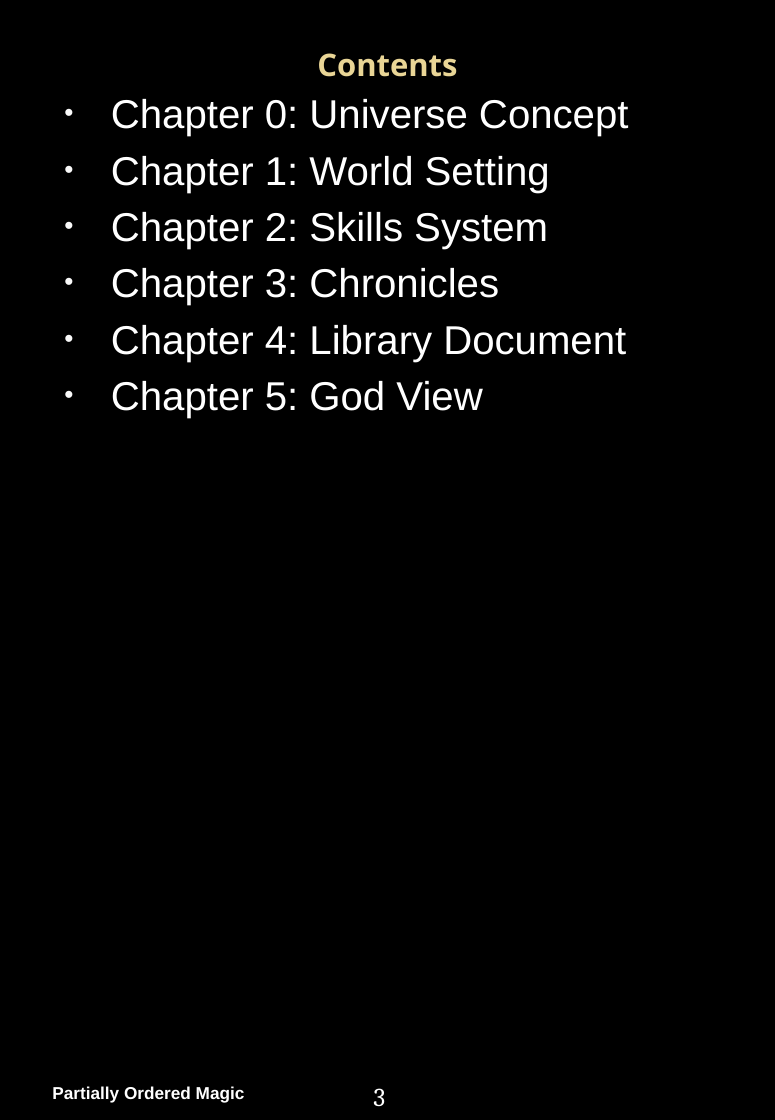
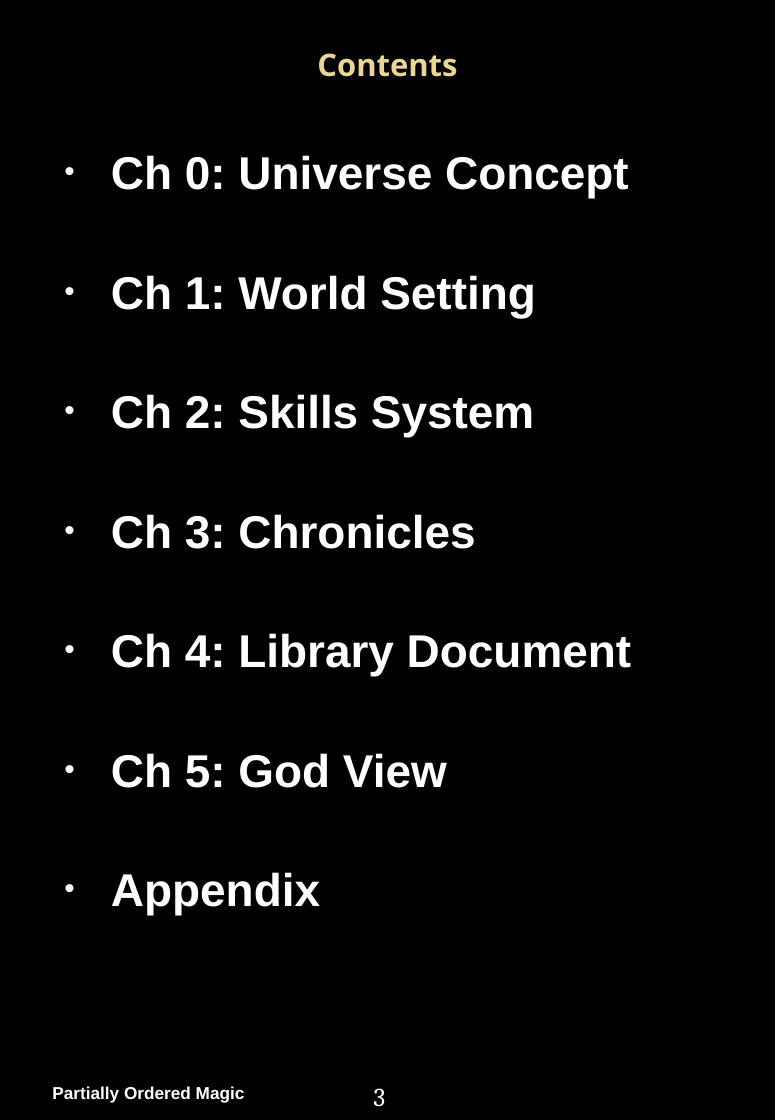
Before and after one commit to PartiallyOrderedMagic/PartiallyOrderedMagic.github.io, a slide deck: slide 3 of MyGame/Partially Ordered Magic Handbook.pptx (slide 4 before the commit). Drawn at 775x1120 pixels with LibreOffice and Linux fonts; fonts in the diff are those of the drawing; background and template pictures are left out. Boxes give left, top, right and bottom in pixels: in the first picture for what was removed or moved away, otherwise in the second. Text is boxed around its words. In the diff, an @@ line names an element or a change of style, - is before the commit and + after.

```diff
--- a/MyGame/Partially Ordered Magic Handbook.pptx
+++ b/MyGame/Partially Ordered Magic Handbook.pptx
@@ text at [111,155,631,915]: text changed; size 28 to 32 pt; bold on @@
-• Chapter 0: Universe Concept
-• Chapter 1: World Setting
-• Chapter 2: Skills System
-• Chapter 3: Chronicles
-• Chapter 4: Library Document
-• Chapter 5: God View
+• Ch 0: Universe Concept
+• Ch 1: World Setting
+• Ch 2: Skills System
+• Ch 3: Chronicles
+• Ch 4: Library Document
+• Ch 5: God View
+• Appendix
```
Also in this commit, not shown: 30 other slides changed, 55 slides added, 5 slides removed, 4 other files.
